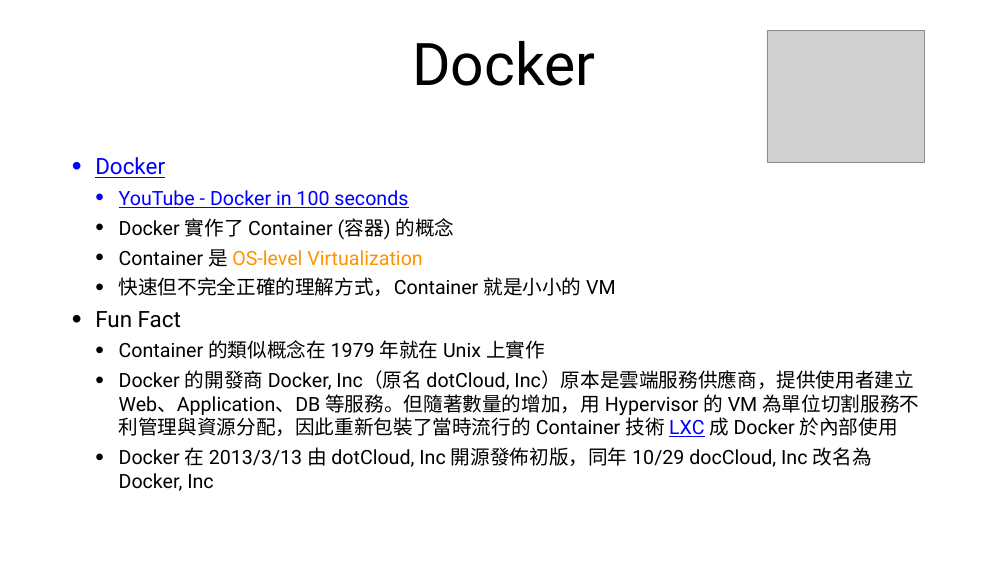
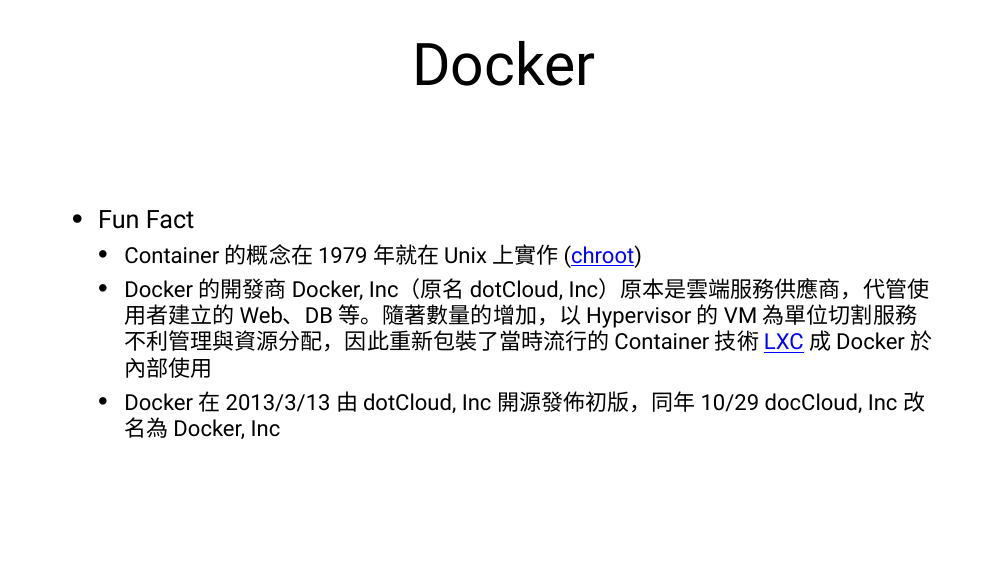
Before and after one commit to cathaylife-devops/docker-tutorial, a slide deck: slide 6 of docker-tutorial.pptx (slide 5 before the commit). Drawn at 1008x567 pixels with LibreOffice and Linux fonts; fonts in the diff are those of the drawing; grey boxes stand for pictures. Boxes give left, top, right and bottom in pixels: in the first picture for what was removed or moved away, otherwise in the second. Text is boxed around its words. In the diff, an @@ line names an element or a change of style, - is before the commit and + after.

Commit message:
update slide

```diff
--- a/docker-tutorial.pptx
+++ b/docker-tutorial.pptx
@@ picture removed at (767,30,924,162) @@
@@ text at (95,157,616,296): paragraphs removed @@
-• Docker
-  • YouTube - Docker in 100 seconds
-  • Docker 實作了 Container (容器) 的概念
-  • Container 是 OS-level Virtualization
-  • 快速但不完全正確的理解方式，Container 就是小小的 VM
@@ text at (98,210,925,439): size 42.7 to 48 pt in "Fun Fact"; size 37.4 to 42 pt in "Docker 在 2013/3/13 由 dotCloud, Inc 開源發佈初版，同年 ..."; indent changed; more space between paragraphs @@
@@ text at (124,244,932,378): text changed; size 37.4 to 42 pt @@
-  • Container 的類似概念在 1979 年就在 Unix 上實作
-  • Docker 的開發商 Docker, Inc（原名 dotCloud, Inc）原本是雲端服務供應商，提供使用者建立 Web、Application、DB 等服務。但隨著數量的增加，用 Hypervisor 的 VM 為單位切割服務不利管理與資源分配，因此重新包裝了當時流行的 Container 技術 LXC 成 Docker 於內部使用
+  • Container 的概念在 1979 年就在 Unix 上實作 (chroot)
+  • Docker 的開發商 Docker, Inc（原名 dotCloud, Inc）原本是雲端服務供應商，代管使用者建立的 Web、DB 等。隨著數量的增加，以 Hypervisor 的 VM 為單位切割服務不利管理與資源分配，因此重新包裝了當時流行的 Container 技術 LXC 成 Docker 於內部使用
```
Also in this commit, not shown: 15 other slides changed, 2 slides added, 2 other files.
